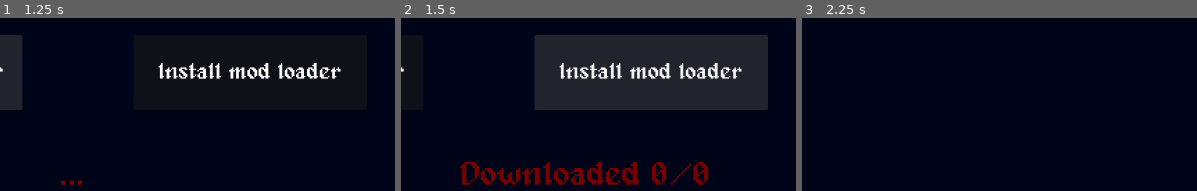
Above: before the commit, frames 1-3 (left to right).
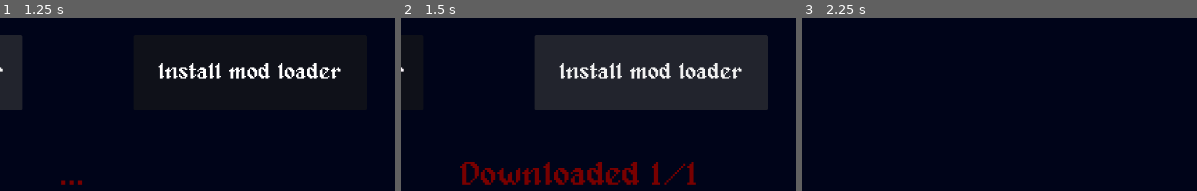
Above: after the commit, the same moments.

Repository: olvior/bloodthief-mod-loader
Game: Godot game, scene res://main.tscn
Same seed, same stepped clock (60 frames per second), same inputs: the game is played once before the commit and once after it.
Inputs:
- Up to frame 1 (1.25 s): click "Remove mod loader" at 0.5 s
- Up to frame 2 (1.5 s): click "Install mod loader" at 1.25 s
- Up to frame 3 (2.25 s): click "Mods" at 2 s
The pictures show only the part of the screen within x 39-89%, y 50-100%; the shares and areas given below are measured in that part.

Frame 1 is identical in both runs. In frame 2, 0.9% of the frame differs, in the area x 63-78%, y 83-97%; in frame 3, nothing differs.
Error in both runs: Invalid type in static function 'open' in type 'DirAccess'. Cannot convert argument 1 from Nil to String. (res://manager.gd:42)

Commit message:
Mod installer installs a zip from a different link it then extracts the zip

Diff:
--- a/bt_mod_loader_installer/manager.gd
+++ b/bt_mod_loader_installer/manager.gd
@@ -46,16 +46,42 @@
 
 var n_of_downloads
 var out_of
+var loader_download_url = "https://github.com/olvior/bloodthief-mod-loader/releases/download/mod_loader.zip"
 func _on_install_mod_loader_button_up():
 	n_of_downloads = 0
 	out_of = 0
 
 	error_label.text = "Downloaded " + str(n_of_downloads) + "/" + str(out_of)
-	download("https://raw.githubusercontent.com/olvior/bloodthief-mod-loader/main/override.cfg", main.path + "/override.cfg")
-	DirAccess.make_dir_absolute(main.path + "/addons")
-	DirAccess.make_dir_absolute(main.path + "/mods-unpacked")
-	DirAccess.make_dir_absolute(main.path + "/mods")
-	download("https://raw.githubusercontent.com/olvior/bloodthief-mod-loader/main/addons/mod_loader.gd", main.path + "/addons/mod_loader.gd")
+	download(loader_download_url, "user://mod_loader.zip")
+
+
+func move_mod_loader():
+	unzip("user://mod_loader.zip", main.path)
+
+func unzip(path_to_zip: String, path_to_unzipped: String) -> void:
+	var zr : ZIPReader = ZIPReader.new()
+
+	if zr.open(path_to_zip) == OK:
+		for filepath in zr.get_files():
+			var zip_directory : String = path_to_zip.get_base_dir()
+
+			var da : DirAccess = DirAccess.open(zip_directory)
+
+			var extract_path : String = path_to_unzipped + '/'
+
+			da.make_dir(extract_path)
+
+			da = DirAccess.open(extract_path)
+			print(da)
+
+			da.make_dir_recursive(filepath.get_base_dir())
+
+			print(extract_path + filepath)
+			print(filepath, " is the path")
+
+			var fa : FileAccess = FileAccess.open("%s/%s" % [extract_path, filepath], FileAccess.WRITE)
+			if fa:
+				fa.store_buffer(zr.read_file(filepath))
 
 
 var http_s = []
@@ -70,6 +96,7 @@
 
 	http.set_download_file(path)
 	var request = http.request(link)
+	print("Downloading from " + link + " to " + path)
 	if request != OK:
 		push_error("Http request error")
 
@@ -79,3 +106,6 @@
 
 	n_of_downloads += 1
 	error_label.text = "Downloaded " + str(n_of_downloads) + "/" + str(out_of)
+
+	if n_of_downloads == out_of:
+		move_mod_loader()
--- a/bt_mod_loader_installer/manager_scene.tscn
+++ b/bt_mod_loader_installer/manager_scene.tscn
@@ -15,7 +15,7 @@
 [node name="FileDialog" type="FileDialog" parent="."]
 title = "Open a File"
 initial_position = 3
-size = Vector2i(1304, 159)
+size = Vector2i(1304, 175)
 current_screen = 0
 ok_button_text = "Open"
 dialog_hide_on_ok = true
@@ -104,6 +104,7 @@
 text = "Install mod loader"
 
 [node name="Label" type="Label" parent="."]
+layout_mode = 0
 offset_left = 686.0
 offset_top = 579.0
 offset_right = 726.0
